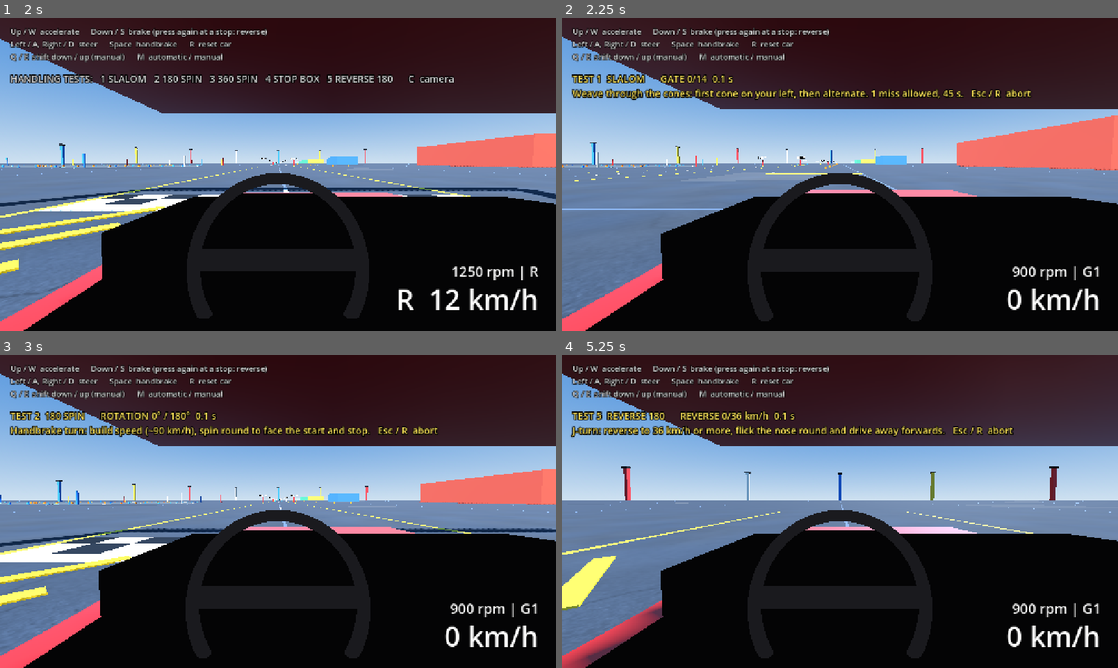
Above: before the commit, frames 1-4 (two rows, left to right).
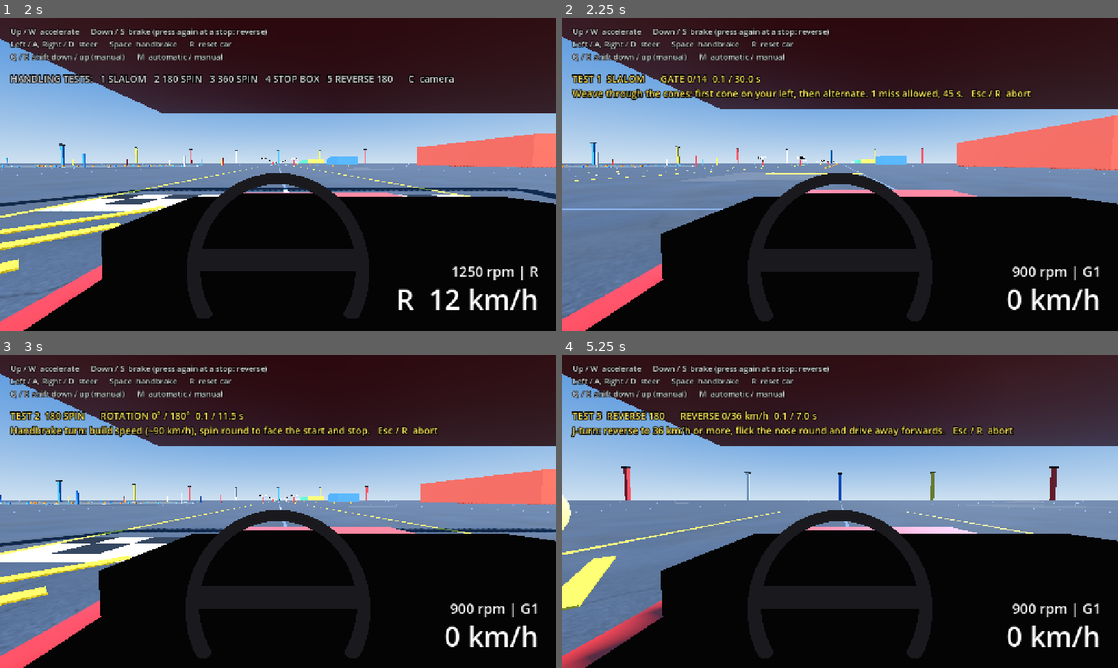
Above: after the commit, the same moments.

Repository: kokosro/factory-driver
Game: Godot game, scene res://scenes/main.tscn
Same seed, same stepped clock (60 frames per second), same inputs: the game is played once before the commit and once after it.
Inputs:
- Up to frame 1 (2 s): tap Enter at 0.5 s; hold Right (steer_right) 0.53-1.28 s; tap C (camera_cycle) at 0.6 s; tap R (reset_car) at 1.25 s; hold Down (brake) from 1.28 s (still down); tap B (look_back) at 1.35 s
- Up to frame 2 (2.25 s): release Down (brake) at 2.03 s; hold Right (steer_right) from 2.03 s (still down); tap 1 (test_1) at 2.1 s
- Up to frame 3 (3 s): tap R (reset_car) at 2.75 s; release Right (steer_right) at 2.78 s; hold Up (accelerate) from 2.78 s (still down); tap 2 (test_2) at 2.85 s
- Up to frame 4 (5.25 s): tap R (reset_car) at 3.5, 4.9 s; release Up (accelerate) at 3.53 s; hold Left (steer_left) 3.53-5.03 s; tap 3 (test_3) at 3.6 s; tap Escape (abort_mission) at 4.15 s; tap 4 (test_4) at 4.35 s; hold Down (brake) from 5.03 s (still down); tap 5 (test_5) at 5.1 s

Frame 1 is identical in both runs. In frame 2, 0.1% of the frame differs, in the area x 30-36%, y 18-21%; in frame 3, less than 0.1%; in frame 4, 0.2%, in the area x 0-46%, y 18-56%.

Commit message:
Missions: golden start orb and finish chevron while a run is on, HUD clock reads elapsed / target

Diff:
--- a/scripts/mission_manager.gd
+++ b/scripts/mission_manager.gd
@@ -8,7 +8,9 @@
 ## are the test data in scripts/handling_tests.gd, run with the scripted driver
 ## switched off. This node only picks a test, moves a run through
 ## idle -> running -> result shown -> idle, and hands the HUD its strings. It
-## never presses or releases an input action.
+## never presses or releases an input action. While a run is on it also shows
+## where the run starts and where it is headed: a golden orb by the start point
+## and, for the tests with a fixed goal, a golden chevron by it (looks only).
 
 signal mission_started(index: int, definition: Dictionary)
 signal mission_finished(index: int, outcome: Dictionary)
@@ -31,6 +33,36 @@
 const BANNER_COLOR_FAILED := Color(1.0, 0.3, 0.2, 1)
 const BANNER_COLOR_ABORTED := Color(1.0, 0.75, 0.25, 1)
 
+# --- Run markers ----------------------------------------------------------------
+# A golden orb by the start and a golden chevron by the goal, up while a run is
+# on. Looks only: plain meshes with no collision, stood clear of the driving
+# line, so they are never something to hit or to miss. Nothing judges them.
+
+const MARKER_COLOR := Color(1.0, 0.78, 0.2)  # Gold, albedo and glow alike.
+const MARKER_EMISSION_ENERGY := 2.0  # Glow strength, a multiplier [-].
+
+const START_ORB_RADIUS := 0.35  # [m].
+const START_ORB_HEIGHT := 1.0  # Centre of the orb above the ground [m].
+
+## From a test's start point to its orb, along the pad's X and Z whichever way
+## the car faces [m]: to the right of the way down the pad and a little behind.
+## From the spawn point that is outside the painted staging box (3.4 x 6.6 m).
+const START_ORB_OFFSET := Vector3(3.5, 0.0, 2.0)
+
+## The chevron is a V standing across the way down the pad, pointing at the
+## ground: two bars of this length, width and depth [m] ...
+const FINISH_CHEVRON_ARM_SIZE := Vector3(0.22, 1.2, 0.12)
+const FINISH_CHEVRON_ARM_DEG := 40.0  # ... each leant this far out from upright [degrees] ...
+const FINISH_CHEVRON_TIP_HEIGHT := 1.2  # ... meeting this high above the ground [m].
+
+## Stop box: the chevron stands this far to the right of the box's edge [m]
+## (x = 1.8 + 2.2 = 4.0, clear of the corner cones and the red stop bar).
+const FINISH_CHEVRON_BOX_CLEARANCE := 2.2
+
+## Slalom: from the last cone to the chevron [m]: on the way out to the painted
+## exit bar, further off the line of cones than the bar reaches (5 m).
+const FINISH_CHEVRON_SLALOM_OFFSET := Vector3(5.5, 0.0, -8.0)
+
 @export var car: ArcadeCar
 @export var pad: TestPad
 @export var hud: HUD
@@ -49,8 +81,13 @@
 
 var _banner_left := 0.0
 
+var _markers: Node3D
+var _start_orb: MeshInstance3D
+var _finish_chevron: Node3D
+
 
 func _ready() -> void:
+	_build_markers()
 	_show_idle_line()
 
 
@@ -94,6 +131,7 @@
 	last_result = {}
 	run = HandlingTests.begin(tests[index], car, pad, false)
 	state = State.RUNNING
+	_show_markers(run.test)
 	_show_progress()
 	mission_started.emit(index, run.test)
 	return true
@@ -106,6 +144,7 @@
 	run.abort()
 	state = State.RESULT
 	_banner_left = ABORT_BANNER_TIME
+	_hide_markers()
 	_show_idle_line()
 	if hud:
 		hud.show_mission_banner("ABORTED  %s" % run.test.title, _keys_hint(), BANNER_COLOR_ABORTED)
@@ -129,6 +168,7 @@
 	last_result = run.result()
 	state = State.RESULT
 	_banner_left = RESULT_BANNER_TIME
+	_hide_markers()
 	_show_idle_line()
 	_show_result(last_result)
 	mission_finished.emit(selected_index, last_result)
@@ -152,8 +192,12 @@
 	if not hud:
 		return
 	var test := run.test
+	# The clock: against the test's target time, where it has one.
+	var clock := "%.1f s" % run.elapsed
+	if test.has("target_time_s"):
+		clock = "%.1f / %.1f s" % [run.elapsed, test.target_time_s]
 	hud.set_mission_line(
-		"TEST %d  %s      %s  %.1f s\n%s   Esc / R  abort" % [selected_index + 1, test.title, _progress_text(), run.elapsed, test.objective],
+		"TEST %d  %s      %s  %s\n%s   Esc / R  abort" % [selected_index + 1, test.title, _progress_text(), clock, test.objective],
 		LINE_COLOR_RUNNING,
 	)
 
@@ -203,3 +247,94 @@
 
 func _keys_hint() -> String:
 	return "%d  retry      1-%d  pick a test      Esc  close" % [selected_index + 1, START_ACTIONS.size()]
+
+
+# =============================================================================
+#  Run markers
+# =============================================================================
+
+## Builds the start orb and the finish chevron, hidden, under one Node3D of this
+## node's own. Meshes only: no body, no shape, the car drives through them.
+func _build_markers() -> void:
+	var material := StandardMaterial3D.new()
+	material.albedo_color = MARKER_COLOR
+	material.roughness = 0.4
+	material.emission_enabled = true
+	material.emission = MARKER_COLOR
+	material.emission_energy_multiplier = MARKER_EMISSION_ENERGY
+
+	_markers = Node3D.new()
+	_markers.name = "RunMarkers"
+	_markers.visible = false
+	add_child(_markers)
+
+	var orb := SphereMesh.new()
+	orb.radius = START_ORB_RADIUS
+	orb.height = START_ORB_RADIUS * 2.0
+	orb.radial_segments = 24
+	orb.rings = 12
+	orb.material = material
+	_start_orb = MeshInstance3D.new()
+	_start_orb.name = "StartOrb"
+	_start_orb.mesh = orb
+	_start_orb.cast_shadow = GeometryInstance3D.SHADOW_CASTING_SETTING_OFF
+	_markers.add_child(_start_orb)
+
+	# The chevron's own origin is its tip. Turned about Z, a bar's length (its
+	# Y) points up and out to `side`.
+	var arm := BoxMesh.new()
+	arm.size = FINISH_CHEVRON_ARM_SIZE
+	arm.material = material
+	_finish_chevron = Node3D.new()
+	_finish_chevron.name = "FinishChevron"
+	_markers.add_child(_finish_chevron)
+	for side: float in [-1.0, 1.0]:
+		var instance := MeshInstance3D.new()
+		instance.mesh = arm
+		instance.basis = Basis(Vector3.BACK, -side * deg_to_rad(FINISH_CHEVRON_ARM_DEG))
+		instance.position = instance.basis.y * FINISH_CHEVRON_ARM_SIZE.y * 0.5
+		instance.cast_shadow = GeometryInstance3D.SHADOW_CASTING_SETTING_OFF
+		_finish_chevron.add_child(instance)
+
+
+## Puts the orb by `test`'s start point (where HandlingTests._start() puts the
+## car: the spawn point plus the test's start_offset) and the chevron by its
+## goal, if it has one, both standing on the pad's ground, and shows them.
+func _show_markers(test: Dictionary) -> void:
+	var start_offset: Vector3 = test.get("start_offset", Vector3.ZERO)
+	var orb_at := car.get_spawn_transform().origin + start_offset + START_ORB_OFFSET
+	orb_at.y = _ground_height(orb_at.x, orb_at.z) + START_ORB_HEIGHT
+	_start_orb.position = orb_at
+
+	var goal := _goal_marker_position(test)
+	_finish_chevron.visible = goal.is_finite()
+	if _finish_chevron.visible:
+		goal.y = _ground_height(goal.x, goal.z) + FINISH_CHEVRON_TIP_HEIGHT
+		_finish_chevron.position = goal
+	_markers.visible = true
+
+
+func _hide_markers() -> void:
+	_markers.visible = false
+
+
+## Where the chevron goes (x and z; the height is the ground's), or Vector3.INF
+## for none: only the stop box and the slalom have a goal that stays put.
+func _goal_marker_position(test: Dictionary) -> Vector3:
+	# The spins and the reverse 180 end wherever the car does, 45-100 m down the road: orb only, no chevron.
+	match test.kind:
+		HandlingTests.KIND_STOP_BOX:
+			var box := TestPad.stop_box()
+			var centre: Vector3 = box.centre
+			var size: Vector2 = box.size
+			return centre + Vector3.RIGHT * (size.x * 0.5 + FINISH_CHEVRON_BOX_CLEARANCE)
+		HandlingTests.KIND_SLALOM:
+			var last_cone: Vector3 = TestPad.slalom_cone_positions().back()
+			return last_cone + FINISH_CHEVRON_SLALOM_OFFSET
+		_:
+			return Vector3.INF
+
+
+## Height of the pad's ground at (x, z) [m]; level without a pad.
+func _ground_height(x: float, z: float) -> float:
+	return pad.elevation_height(x, z) if pad else 0.0
